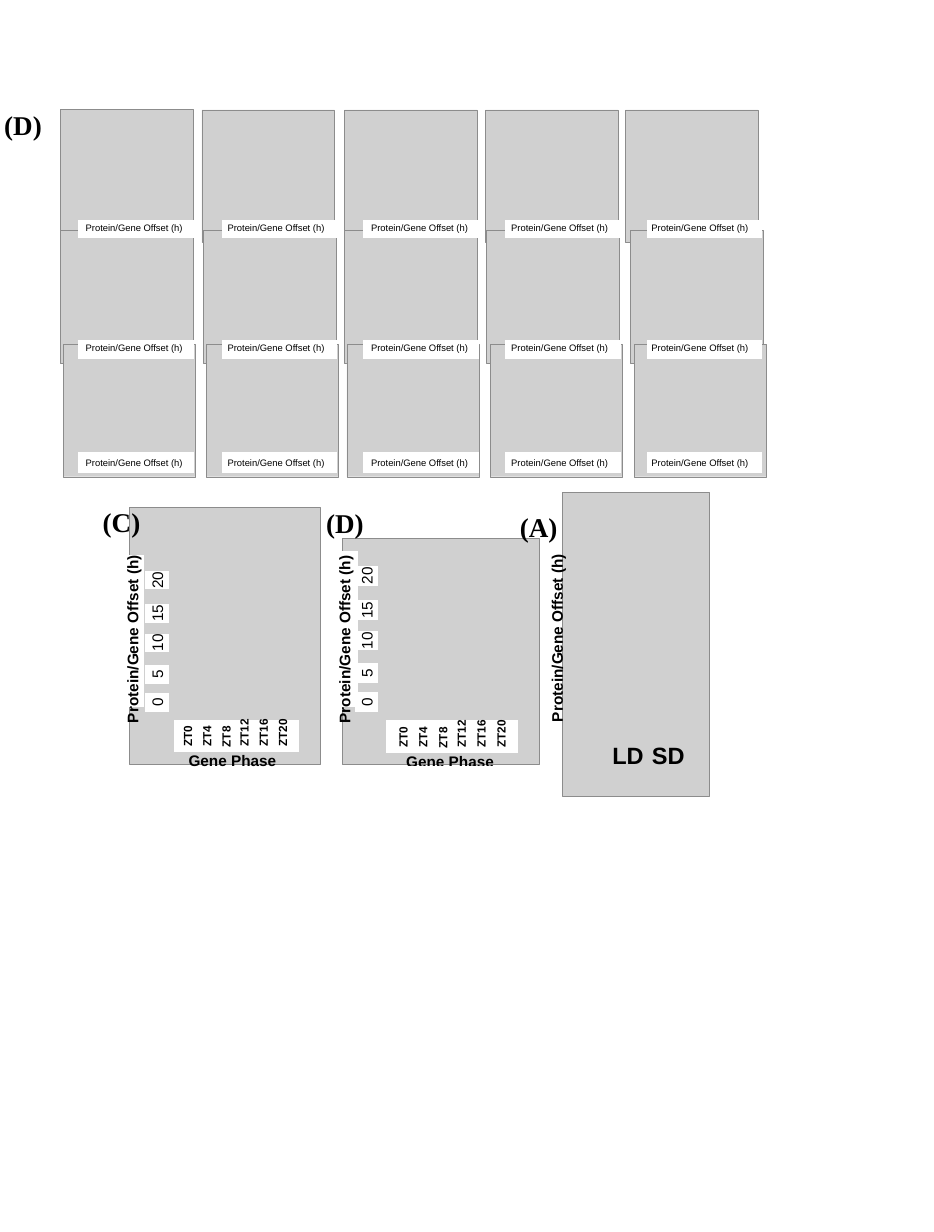
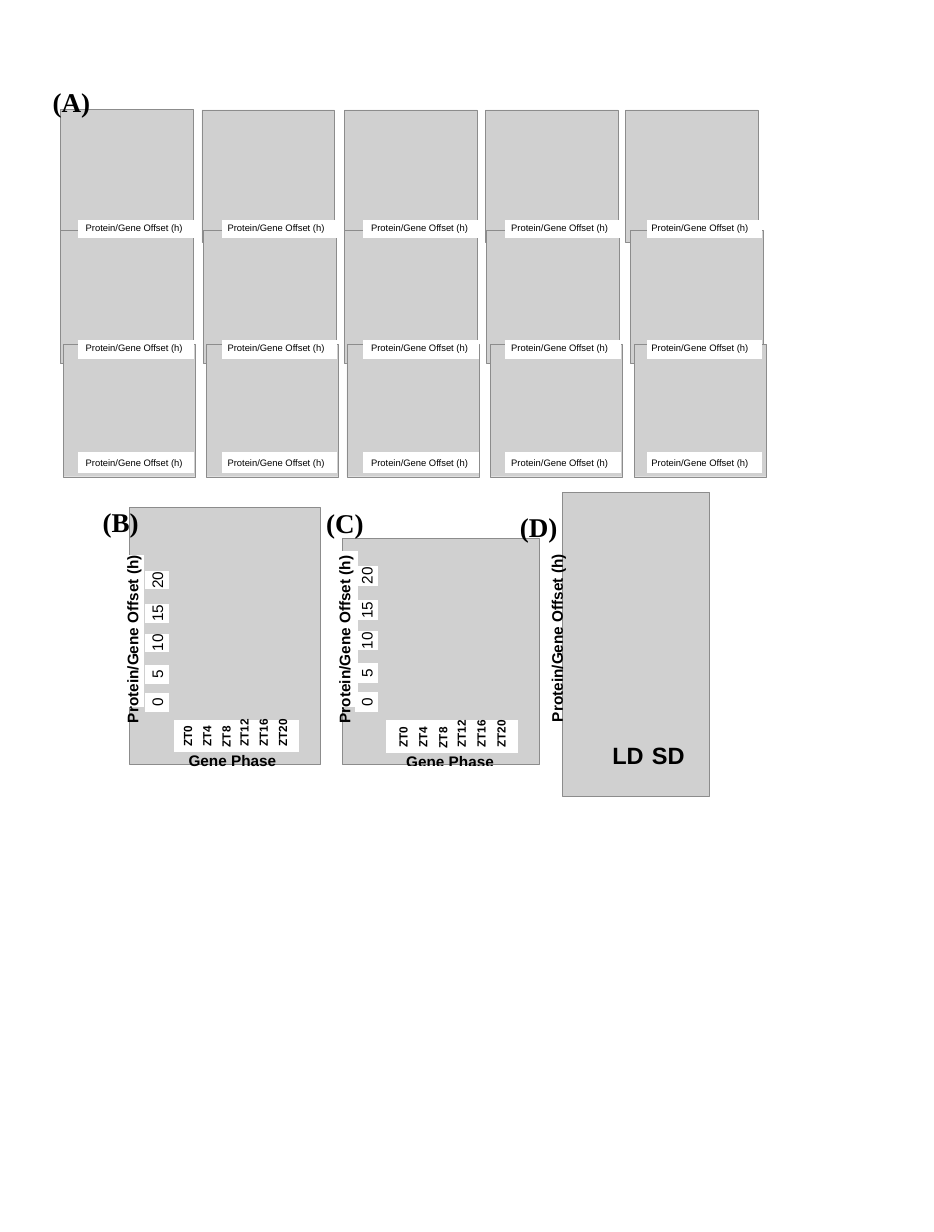
Before and after one commit to ABRomeroLosada/PhD_thesis, a slide deck: slide 2 of Fig_chapter3/fig2/figure4.odp. Drawn at 934x1232 pixels with LibreOffice and Linux fonts; fonts in the diff are those of the drawing; grey boxes stand for pictures. Boxes give left, top, right and bottom in pixels: in the first picture for what was removed or moved away, otherwise in the second. Text is boxed around its words. In the diff, an @@ line names an element or a change of style, - is before the commit and + after.

```diff
--- a/Fig_chapter3/fig2/figure4.odp
+++ b/Fig_chapter3/fig2/figure4.odp
@@ text at box(53, 91, 91, 117): text changed @@
-(D)
+(A)
@@ text at box(103, 511, 139, 537): text changed @@
-(C)
+(B)
@@ text at box(326, 514, 364, 538): text changed @@
-(D)
+(C)
@@ text at box(520, 518, 558, 542): text changed @@
-(A)
+(D)
```
Also in this commit, not shown: 1 other slide changed, 3 other files.
